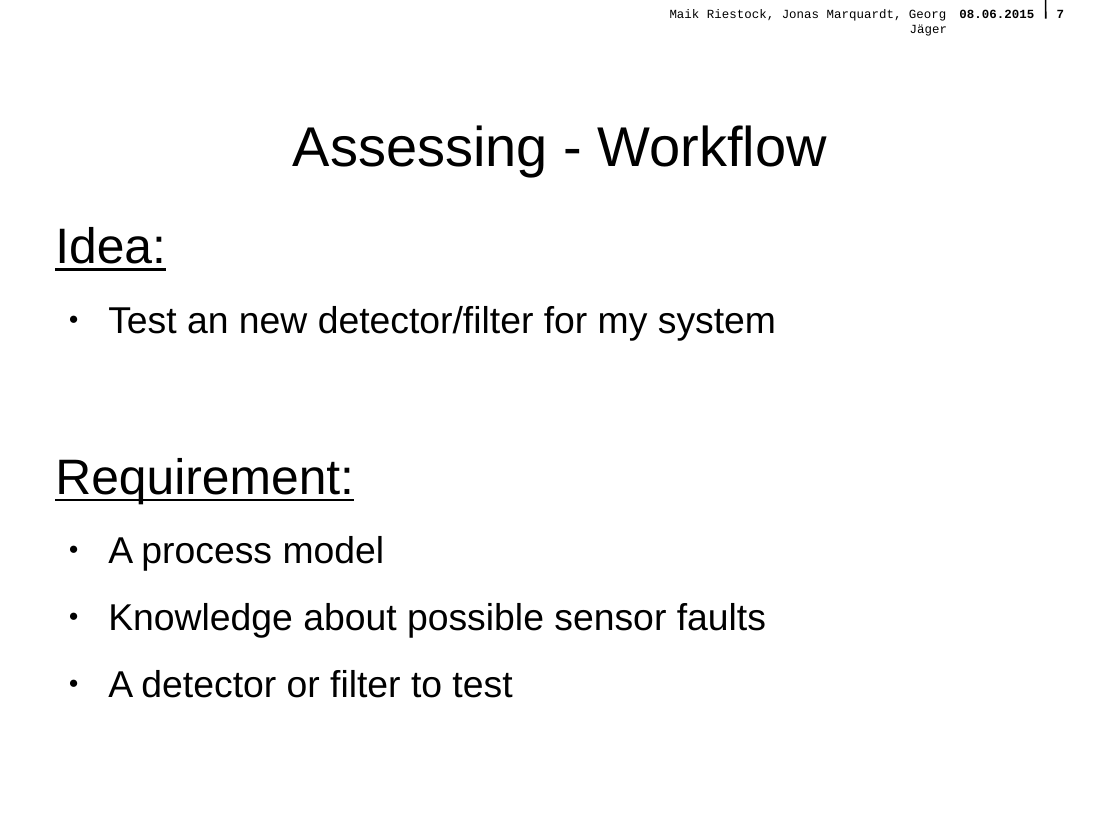
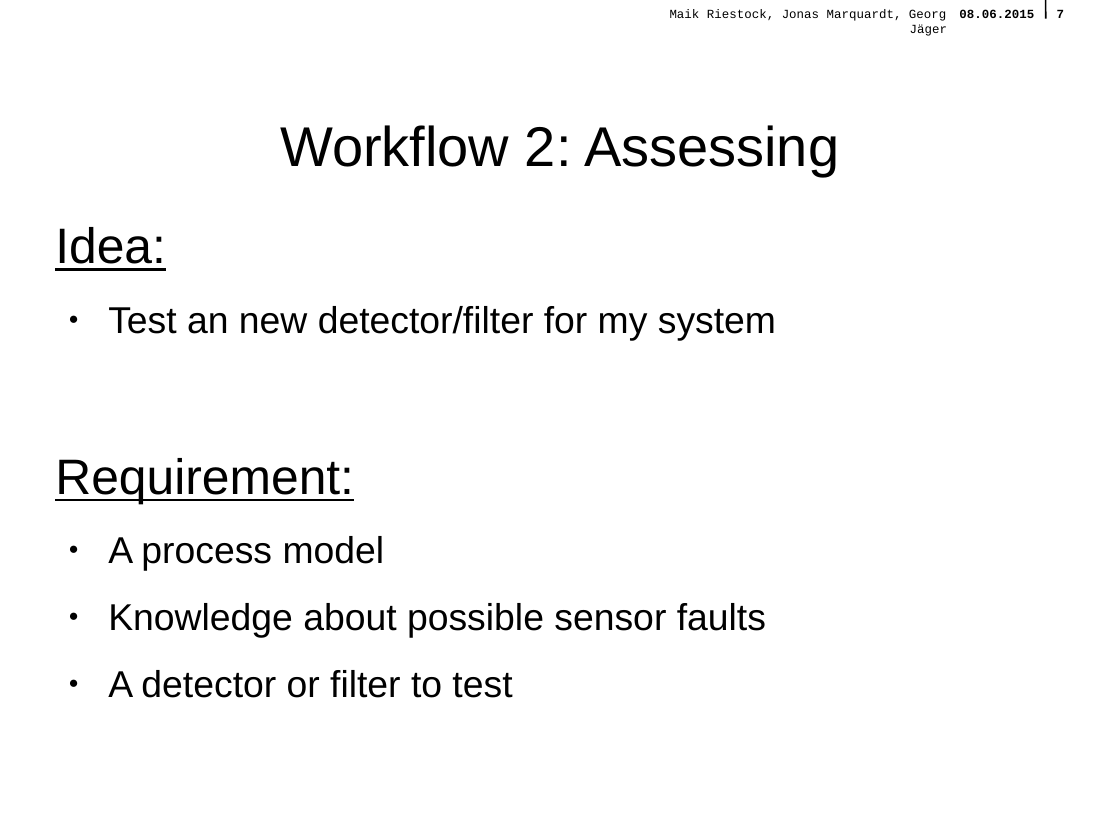
Before and after one commit to querquer/faultframework, a slide deck: slide 7 of Presentation/FinalePraesentationFramework.odp. Drawn at 1120x840 pixels with LibreOffice and Linux fonts; fonts in the diff are those of the drawing; background and template pictures are left out. Boxes give left, top, right and bottom in pixels: in the first picture for what was removed or moved away, otherwise in the second. Text is boxed around its words. In the diff, an @@ line names an element or a change of style, - is before the commit and + after.

```diff
--- a/Presentation/FinalePraesentationFramework.odp
+++ b/Presentation/FinalePraesentationFramework.odp
@@ title at (x1=280, y1=125, x2=839, y2=176): text changed @@
-Assessing - Workflow
+Workflow 2: Assessing
```
Also in this commit, not shown: 11 other slides changed.
